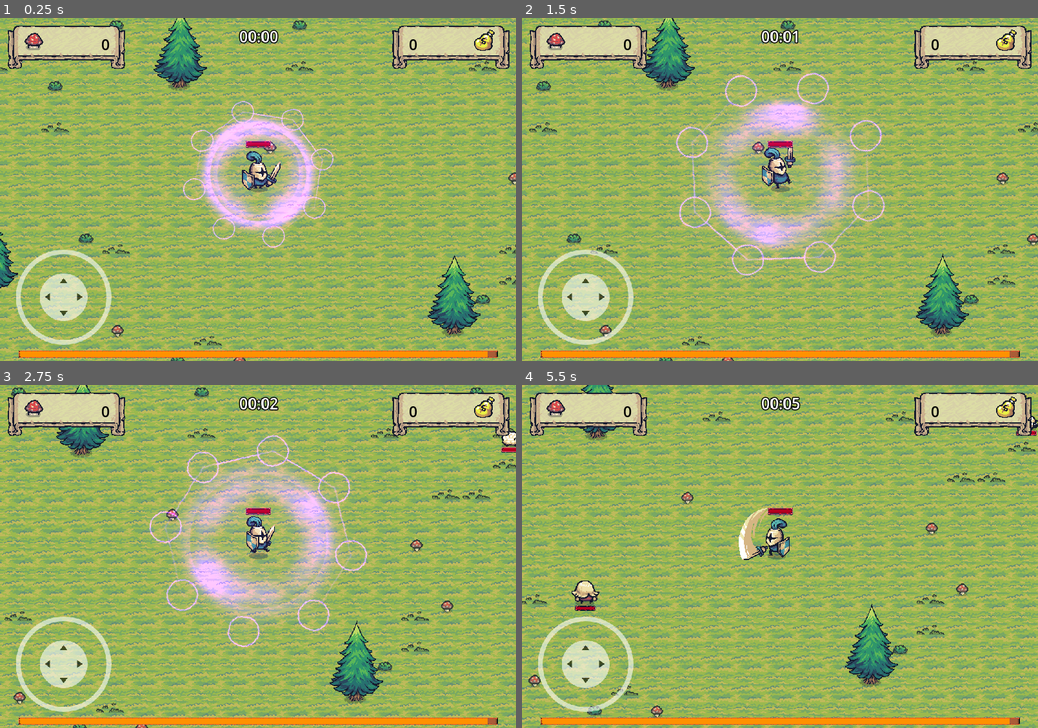
Above: before the commit, frames 1-4 (two rows, left to right).
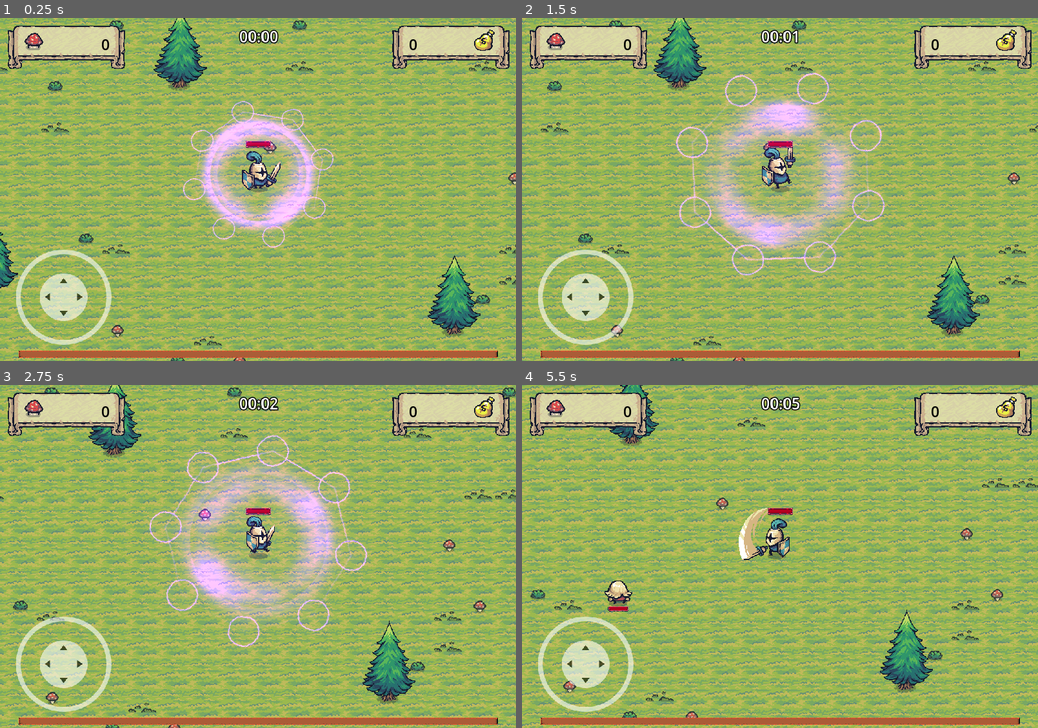
Above: after the commit, the same moments.

Repository: bluejynz/survivallike-godot
Game: Godot game, scene res://scenes/main_scene.tscn
The game is run twice, just before and just after one commit, with the same random seed, the same clock (stepped at 60 frames per second) and the same inputs. Sound files missing from this copy of the repository are replaced by a short silence.
Inputs (mouse positions are in pixels of both pictures, inside the frame that each line leads up to):
- Up to frame 1 (0.25 s): no input
- Up to frame 2 (1.5 s): tap Enter (return) at 0.5 s; move the mouse to (893, 172) at 0.52 s; hold D (move_right) 0.53-1.25 s; hold Enter (return) 0.53-1.25 s; click (893, 172) at 0.67 s; drag from (676, 206) to (780, 175) at 1.27 s
- Up to frame 3 (2.75 s): move the mouse to (309, 481) at 2.02 s; hold D (move_right) from 2.03 s (still down); hold Enter (return) from 2.03 s (still down)
- Up to frame 4 (5.5 s): release D (move_right) at 2.75 s; release Enter (return) at 2.75 s; drag from (754, 625) to (780, 539) at 2.77 s; move the mouse to (934, 607) at 3.52 s; hold A (move_left) 3.53-4.25 s; hold Enter (return) 3.53-4.25 s; click (934, 607) at 3.6 s; drag from (625, 505) to (1012, 439) at 4.27 s; move the mouse to (805, 556) at 5.02 s; hold S (move_down) from 5.03 s (still down); hold Enter (return) from 5.03 s (still down); click (805, 556) at 5.17 s

The runs differ from the first frame. In frame 1, 1.5% of the frame differs, in the area x 3-95%, y 97-99%; in frame 2, 60%; in frame 3, 38%; in frame 4, 68%, in the area x 0-100%, y 0-100%.

Commit message:
feat: animal off screen wipe 30s

Diff:
--- a/player/player.gd
+++ b/player/player.gd
@@ -50,8 +50,8 @@
 
 func _ready():
 	#TODO: remove this
-	speed = 3
-	sword_damage = 20
+	#speed = 3
+	#sword_damage = 20
 	#
 	GameManager.player = self
 	damage_digit_prefab = preload("res://ui/damage_digit.tscn")
--- a/scenes/main_scene.tscn
+++ b/scenes/main_scene.tscn
@@ -14,6 +14,7 @@
 [ext_resource type="Script" path="res://systems/difficulty_system.gd" id="10_7rtxp"]
 [ext_resource type="Script" path="res://scenes/AudioStreamPlayer.gd" id="13_fxw4l"]
 [ext_resource type="PackedScene" uid="uid://c36icesh2e6pk" path="res://ui/level_up_ui.tscn" id="14_ak4tt"]
+[ext_resource type="Script" path="res://systems/wipe_animals.gd" id="15_xawvt"]
 
 [sub_resource type="TileSetAtlasSource" id="TileSetAtlasSource_epcq5"]
 texture = ExtResource("1_gwd85")
@@ -260,3 +261,8 @@
 volume_db = -20.0
 autoplay = true
 script = ExtResource("13_fxw4l")
+
+[node name="WipeSystem" type="Node2D" parent="."]
+
+[node name="WipeAnimals" type="Node2D" parent="WipeSystem"]
+script = ExtResource("15_xawvt")
--- /dev/null
+++ b/systems/wipe_animals.gd
@@ -0,0 +1,43 @@
+extends Node
+
+var wipe_cooldown: float = 0
+var wipe_interval: float = 30
+
+func _ready():
+	wipe_cooldown = wipe_interval
+
+func _process(delta):
+	if GameManager.is_game_over: return
+
+	update_cooldown(delta)
+
+func get_and_wipe_all_animals():
+	var animals = GameManager.get_tree().get_nodes_in_group("animals")
+	print("animals: ", animals.size())
+	for animal in animals:
+		if not is_on_screen(animal):
+			#print("fui: ", animal.global_position)
+			animal.queue_free()
+	animals = GameManager.get_tree().get_nodes_in_group("animals")
+	#print("after: ", animals.size())
+
+func is_on_screen(animal) -> bool:
+	var viewport = get_viewport().get_visible_rect()
+	var camera = get_viewport().get_camera_2d()
+
+	if camera:
+		var global_position = animal.global_position
+		var camera_position = camera.global_position
+		var screen_rect = Rect2(camera_position - viewport.size / 2, viewport.size)
+
+		if not screen_rect.has_point(global_position):
+			return false
+
+	return true
+
+func update_cooldown(delta: float):
+	wipe_cooldown -= delta
+	if wipe_cooldown > 0: return
+
+	get_and_wipe_all_animals()
+	wipe_cooldown = wipe_interval
--- a/ui/xp_bar.gd
+++ b/ui/xp_bar.gd
@@ -3,8 +3,8 @@
 
 @onready var progress_bar: ProgressBar = $ProgressBar
 var max_xp: int = 100
-#var current_xp: int = 0
-var current_xp: int = 98
+var current_xp: int = 0
+#var current_xp: int = 98
 
 func _ready():
 	progress_bar.max_value = max_xp
Not shown: 1 places in scenes/main_scene.tscn that only renumber resources
Not shown, changed: readme.md
